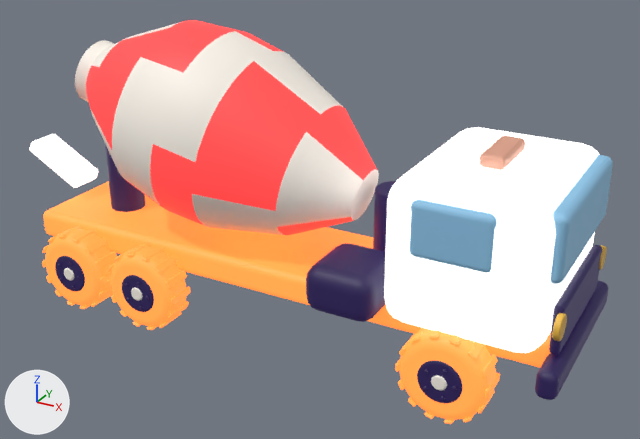
What one commit did to the glTF model public/models/cement_truck.glb.
Rendered twice from a 50 mm camera at (5.57, -9.31, 6.21) aimed at (0.39, 0.11, 1.5). The lights are fixed; the arrows at lower left show +X, +Y and +Z. The first picture is the older version. Where no turn or scale is listed for an object, it has been applied to the vertices. Vertices at exactly the same position are counted once.

Names of what the first picture shows: 'cement_truck.004', 'drum.004'.
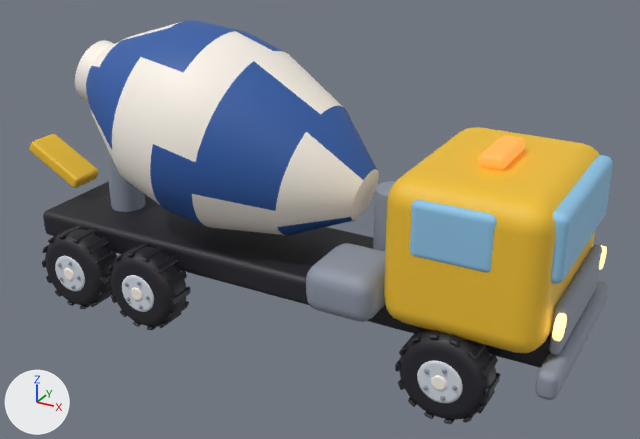
The edits, one by one:
me_drum_004 has 410 vertices, 816 faces and spans x -2.24..2.17, y -1.3..1.3, z -1.31..1.38.
me_drum_004 is used by ob_drum_004; location (-1.0, 0.0, 2.55).
me_drum_004 part 1: texture (UV) coordinates of 816 of 816 faces, centred in x -2.21..2.16, y -1.28..1.28, z -1.28..1.36, changed; they spanned u 0.19..0.19, v 0.38..0.87 and now span u 0.19..0.19, v 0.5..0.9.
me_cement_truck_004 has 12206 vertices, 23828 faces and spans x -4.22..4.22, y -1.39..1.39, z -1.48..1.48.
me_cement_truck_004 is used by ob_cement_truck_004; location (-0.25, -0.01, 1.48).
me_cement_truck_004 part 2: 22898 kept faces spanning x -4.22..4.22, y -1.39..1.39, z -1.48..1.48 get new texture (UV) coordinates.

What differs and where, as boxes (x1, y1, x2, y2) in the pictures (640 x 439 px):
part 1 of me_drum_004, surface changed (darker): (75, 20, 379, 235) in both
part 2 of me_cement_truck_004, surface changed: (29, 127, 608, 424) in both
